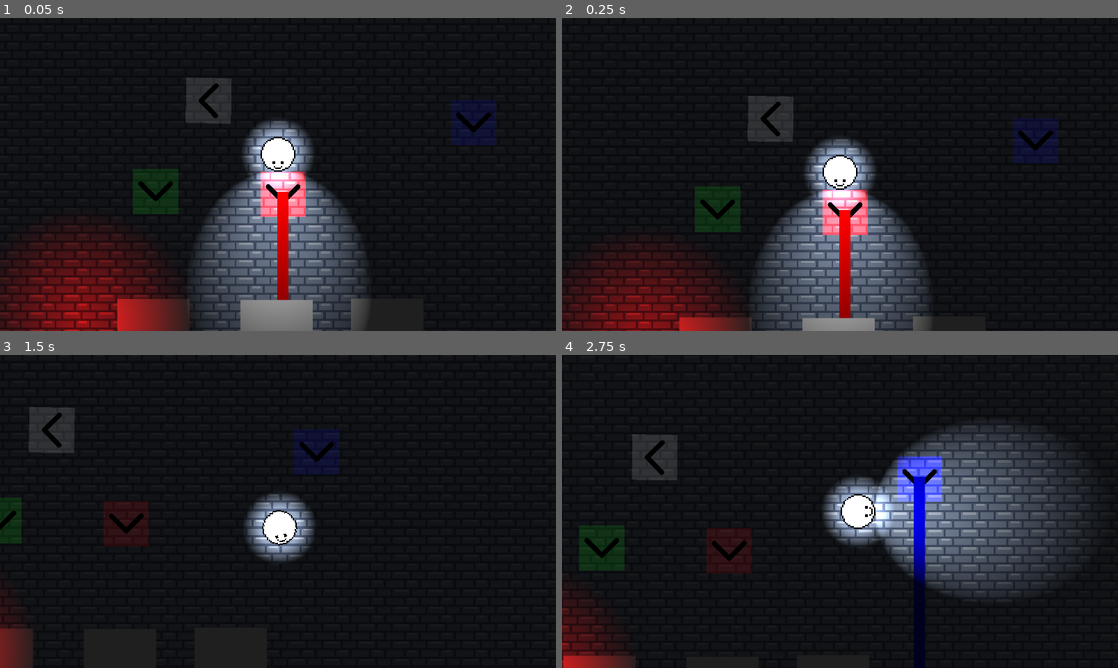
Above: before the commit, frames 1-4 (two rows, left to right).
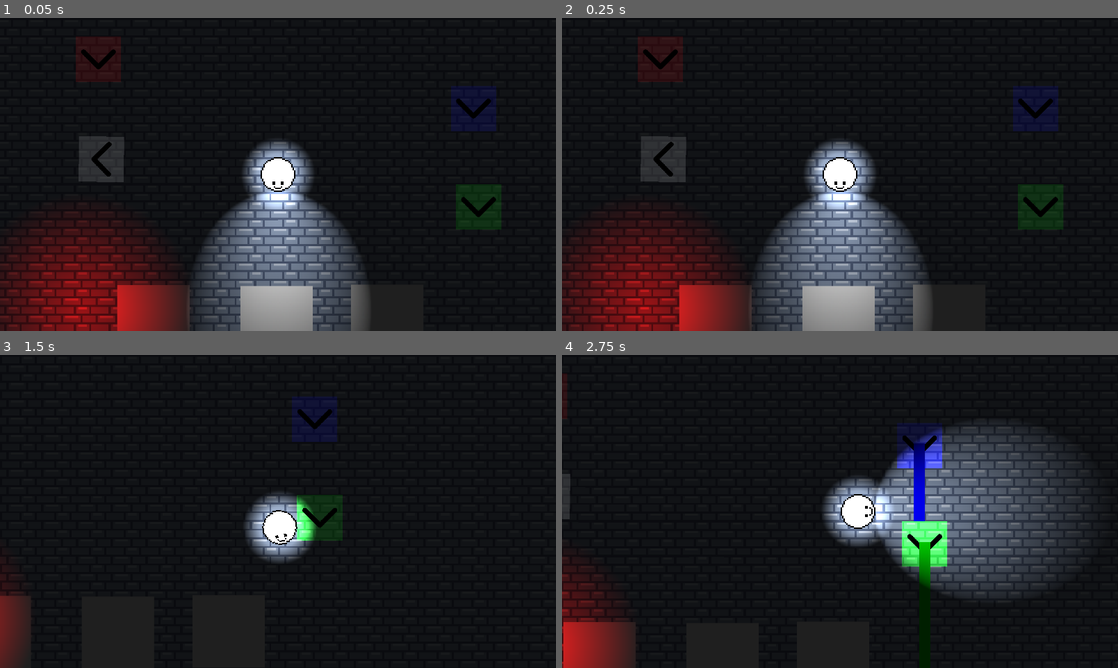
Above: after the commit, the same moments.

Repository: ToumaKamijou/Game-Making-A3
Game: Godot game, scene res://scenes/2D/levels/test_level.tscn
Two runs of this game, one before a commit and one after it. Both use one fixed random seed, a clock stepped at 60 frames per second and the inputs below.
Inputs:
- Up to frame 1 (0.05 s): no input
- Up to frame 2 (0.25 s): no input
- Up to frame 3 (1.5 s): tap Enter at 0.5 s; hold D (move_right) 0.53-1.28 s; hold Space (change_flash_color) 0.53-1.28 s; hold S (move_down) from 1.28 s (still down); tap F (show_flashlight) at 1.35 s
- Up to frame 4 (2.75 s): release S (move_down) at 2.03 s; hold D (move_right) from 2.03 s (still down); tap R at 2.1 s

The runs differ from the first frame. In frame 1, 18% of the frame differs, in the area x 0-91%, y 6-100%; in frame 2, 19%; in frame 3, 5.4%; in frame 4, 11%.

Commit message:
Update test_level.tscn

Diff:
--- a/a-3-game/scenes/2D/levels/test_level.tscn
+++ b/a-3-game/scenes/2D/levels/test_level.tscn
@@ -79,11 +79,11 @@
 [node name="Laserblocks" type="Node2D" parent="SubViewportContainer/SubViewport"]
 
 [node name="LightSquare" parent="SubViewportContainer/SubViewport/Laserblocks" groups=["Prisma"] instance=ExtResource("7_3g276")]
-position = Vector2(967, 548)
+position = Vector2(712, 381.00006)
 _color_type = 1
 
 [node name="LightSquare2" parent="SubViewportContainer/SubViewport/Laserblocks" groups=["Prisma"] instance=ExtResource("7_3g276")]
-position = Vector2(791.00006, 544)
+position = Vector2(1237, 585)
 _color_type = 2
 
 [node name="LightSquare3" parent="SubViewportContainer/SubViewport/Laserblocks" groups=["Prisma"] instance=ExtResource("7_3g276")]
@@ -91,7 +91,7 @@
 _color_type = 3
 
 [node name="LightSquare4" parent="SubViewportContainer/SubViewport/Laserblocks" instance=ExtResource("7_3g276")]
-position = Vector2(863.99994, 418.99997)
+position = Vector2(716.00006, 519)
 rotation = 1.5865043
 
 [node name="Display" type="Control" parent="."]
